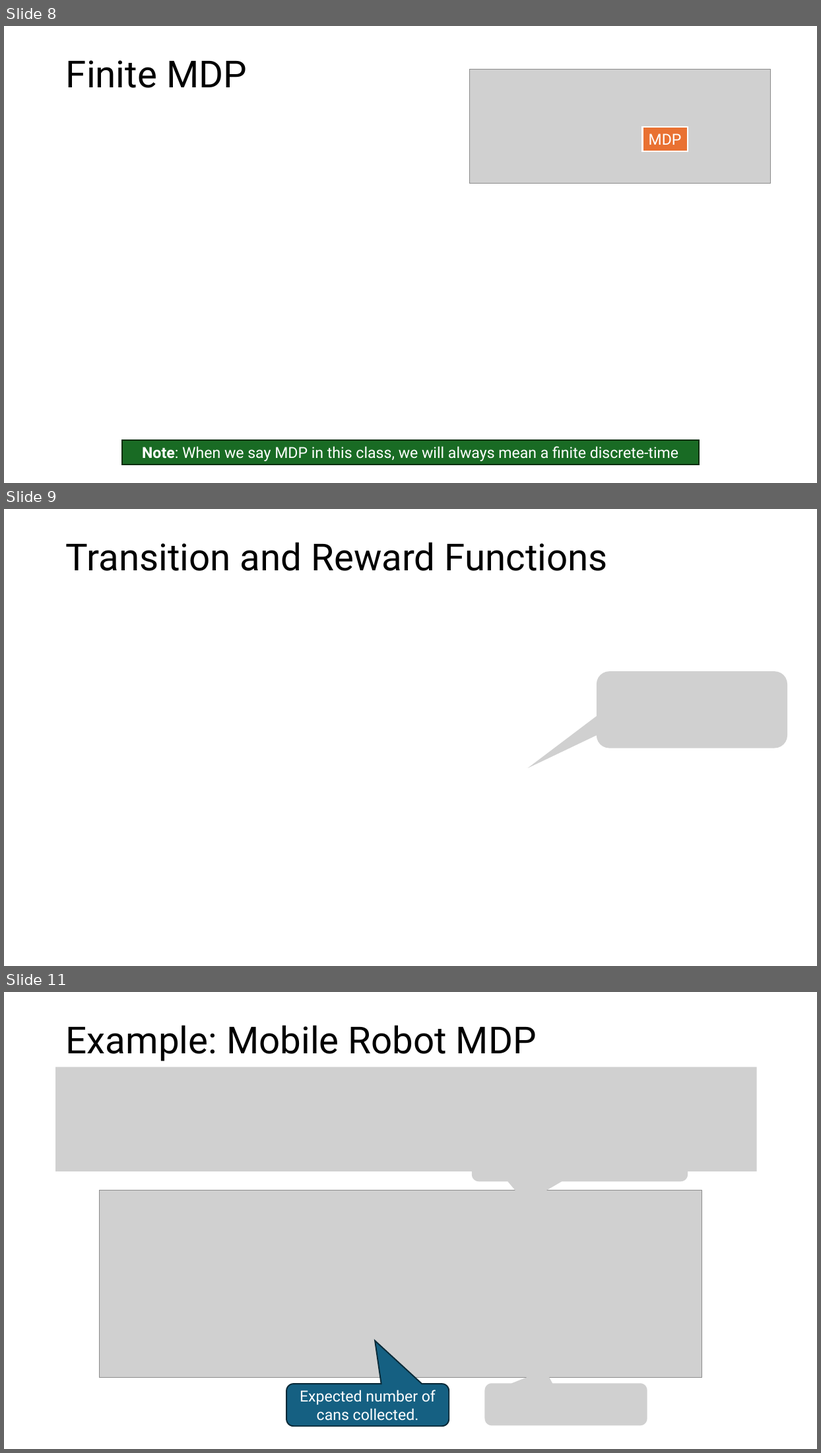
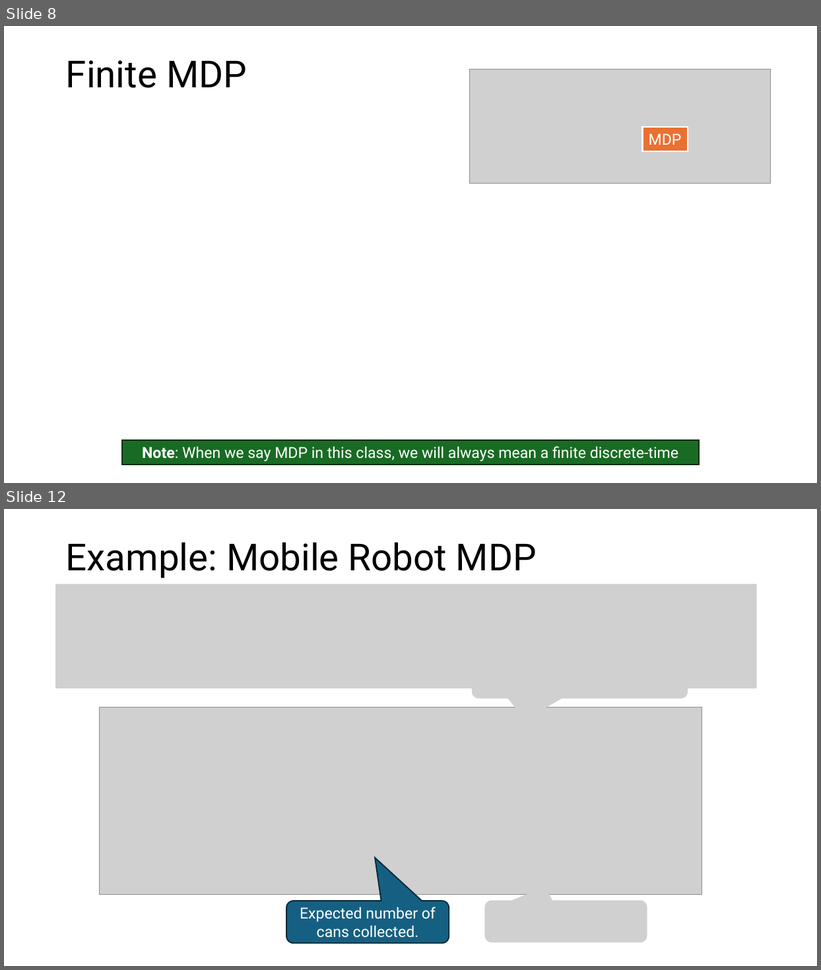
Before and after one commit to mhahsler/Introduction_to_Reinforcement_Learning, a slide deck: slides/Lecture_Chapter03.pptx. Shown one above the other, each under a label of ours: slides 8, 9 and 11 before the commit, slides 8 and 12 after it; the slides between them are not shown. The pictures are 821x1453 and 821x970 pixels, drawn with LibreOffice and Linux fonts; fonts in the diff are those of the drawing; grey boxes stand for pictures. Boxes give left, top, right and bottom in pixels: in the first picture for what was removed or moved away, otherwise in the second. Text is boxed around its words. In the diff, an @@ line names an element or a change of style, - is before the commit and + after.

```diff
--- a/slides/Lecture_Chapter03.pptx
+++ b/slides/Lecture_Chapter03.pptx
@@ slide 9 removed at bbox=[4, 509, 817, 966], background #FFFFFF @@
@@ title removed at bbox=[66, 542, 608, 571] @@
-Transition and Reward Functions
@@ picture removed at bbox=[597, 671, 788, 748] @@
@@ what was slide 11 is now slide 12 @@
```
Also in this commit, not shown: 1 slide changed, 2 slides added, 5 other files.
